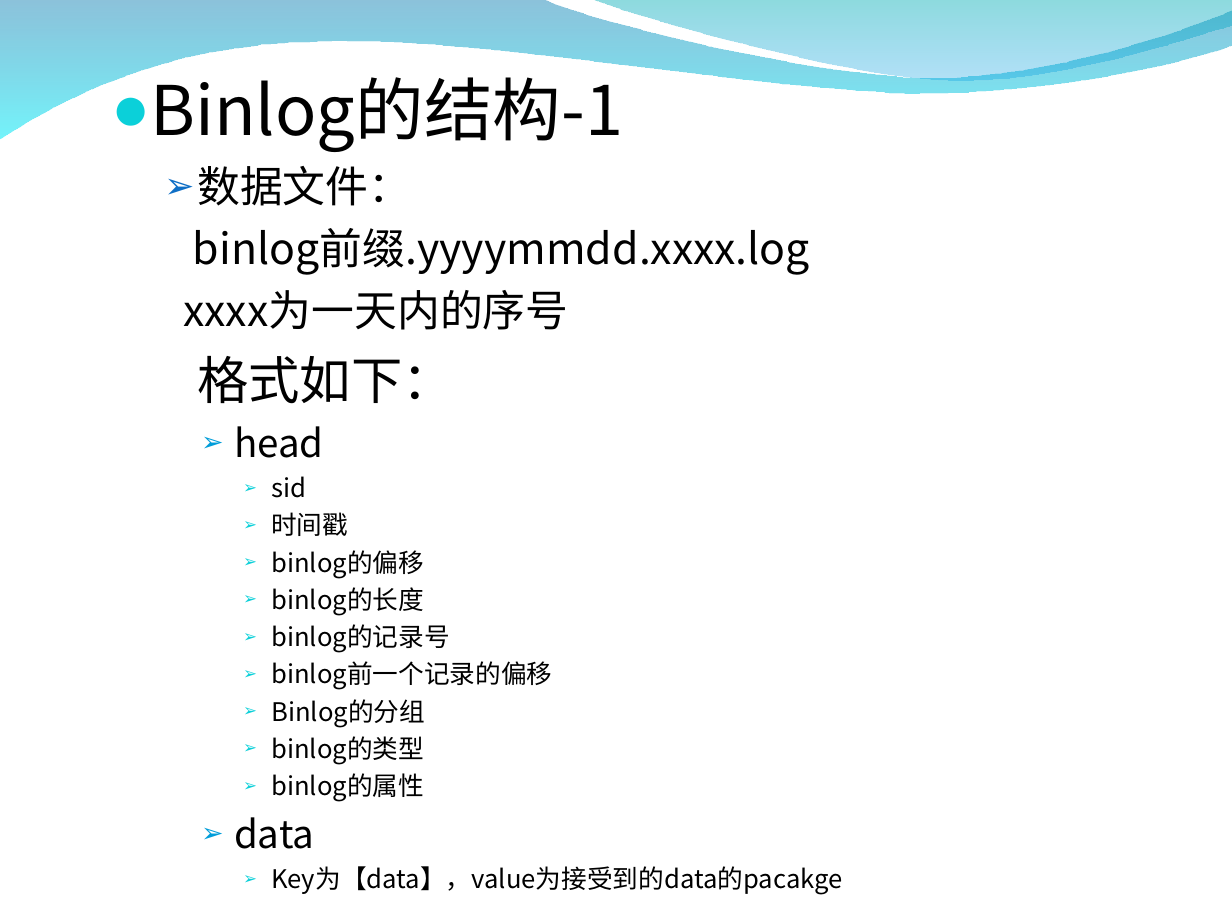
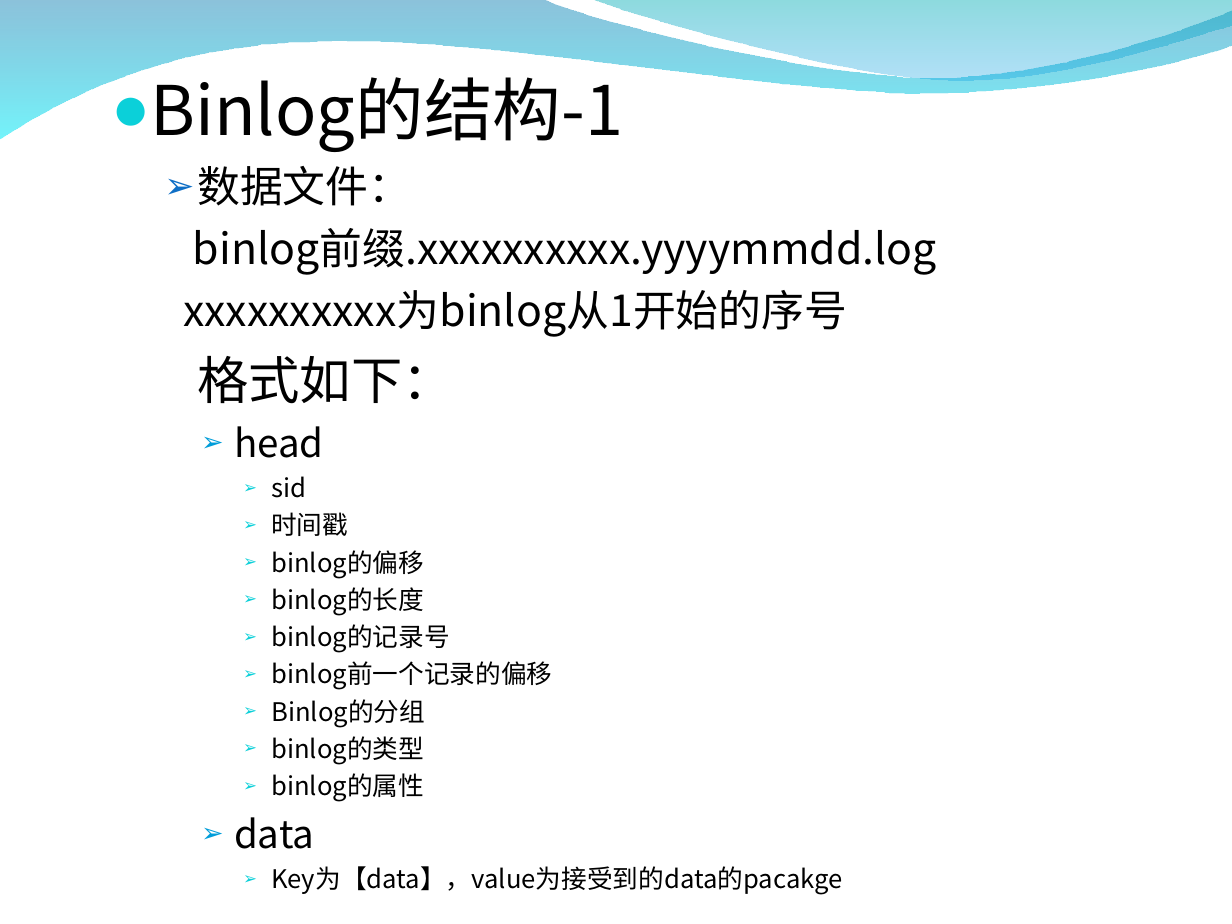
Before and after one commit to burstas/cwinux-mq, a slide deck: slide 26 of mq/doc/mq_introduce.ppt. Drawn at 1232x924 pixels with LibreOffice and Linux fonts; fonts in the diff are those of the drawing; background and template pictures are left out. Boxes give left, top, right and bottom in pixels: in the first picture for what was removed or moved away, otherwise in the second. Text is boxed around its words. In the diff, an @@ line names an element or a change of style, - is before the commit and + after.

```diff
--- a/mq/doc/mq_introduce.ppt
+++ b/mq/doc/mq_introduce.ppt
@@ text at box(183, 228, 937, 337): text changed @@
-  binlog前缀.yyyymmdd.xxxx.log
-  xxxx为一天内的序号
+  binlog前缀.xxxxxxxxxx.yyyymmdd.log
+  xxxxxxxxxx为binlog从1开始的序号
```
Also in this commit, not shown: 5 other slides changed.
